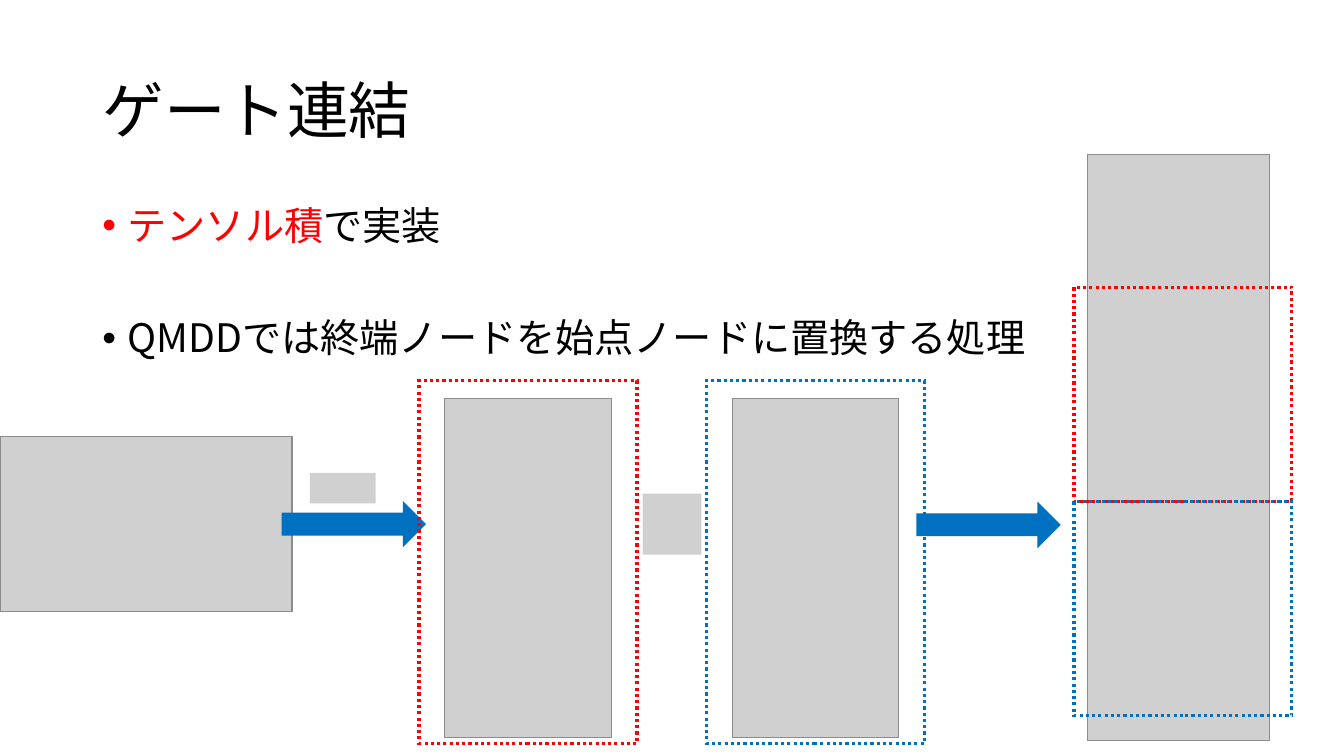
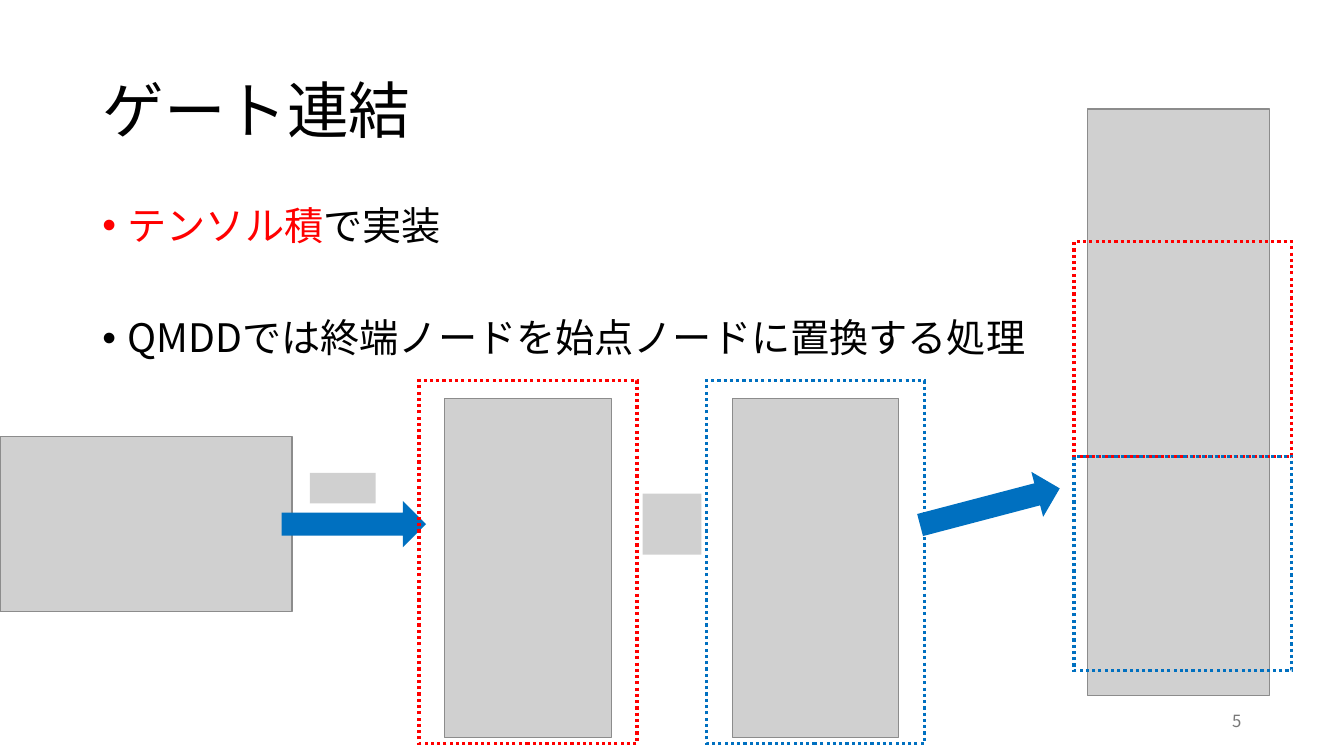
Before and after one commit to uj151133/my_quantum_simulator_with_gpu, a slide deck: slide 5 of docs/ark_theme_presentation_slide.pptx. Drawn at 1344x756 pixels with LibreOffice and Linux fonts; fonts in the diff are those of the drawing; grey boxes stand for pictures. Boxes give left, top, right and bottom in pixels: in the first picture for what was removed or moved away, otherwise in the second. Text is boxed around its words. In the diff, an @@ line names an element or a change of style, - is before the commit and + after.

```diff
--- a/docs/ark_theme_presentation_slide.pptx
+++ b/docs/ark_theme_presentation_slide.pptx
@@ 2 rectangles, 1 picture: place and size @@
-2 rectangles, 1 picture at box(1075, 154, 1293, 741)
+2 rectangles, 1 picture at box(1075, 109, 1293, 696)
@@ right arrow at box(917, 469, 1065, 545): rotation 0 to 345 degrees @@
```
Also in this commit, not shown: 9 other slides changed, 1 slide added, 35 other files.
